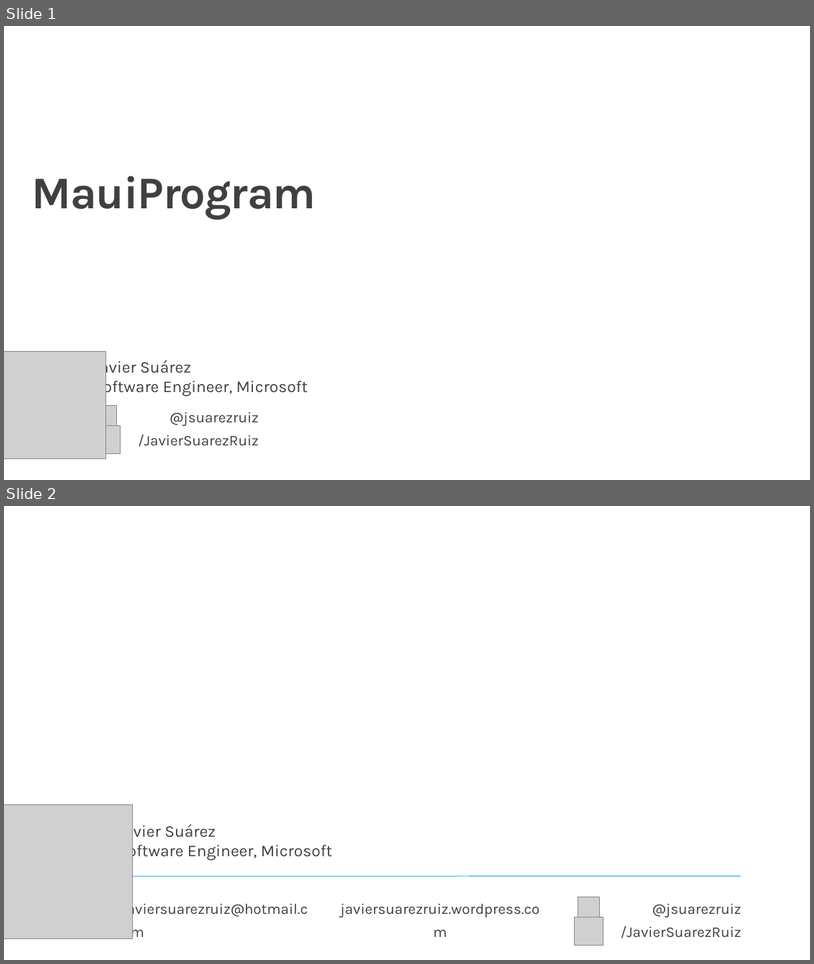
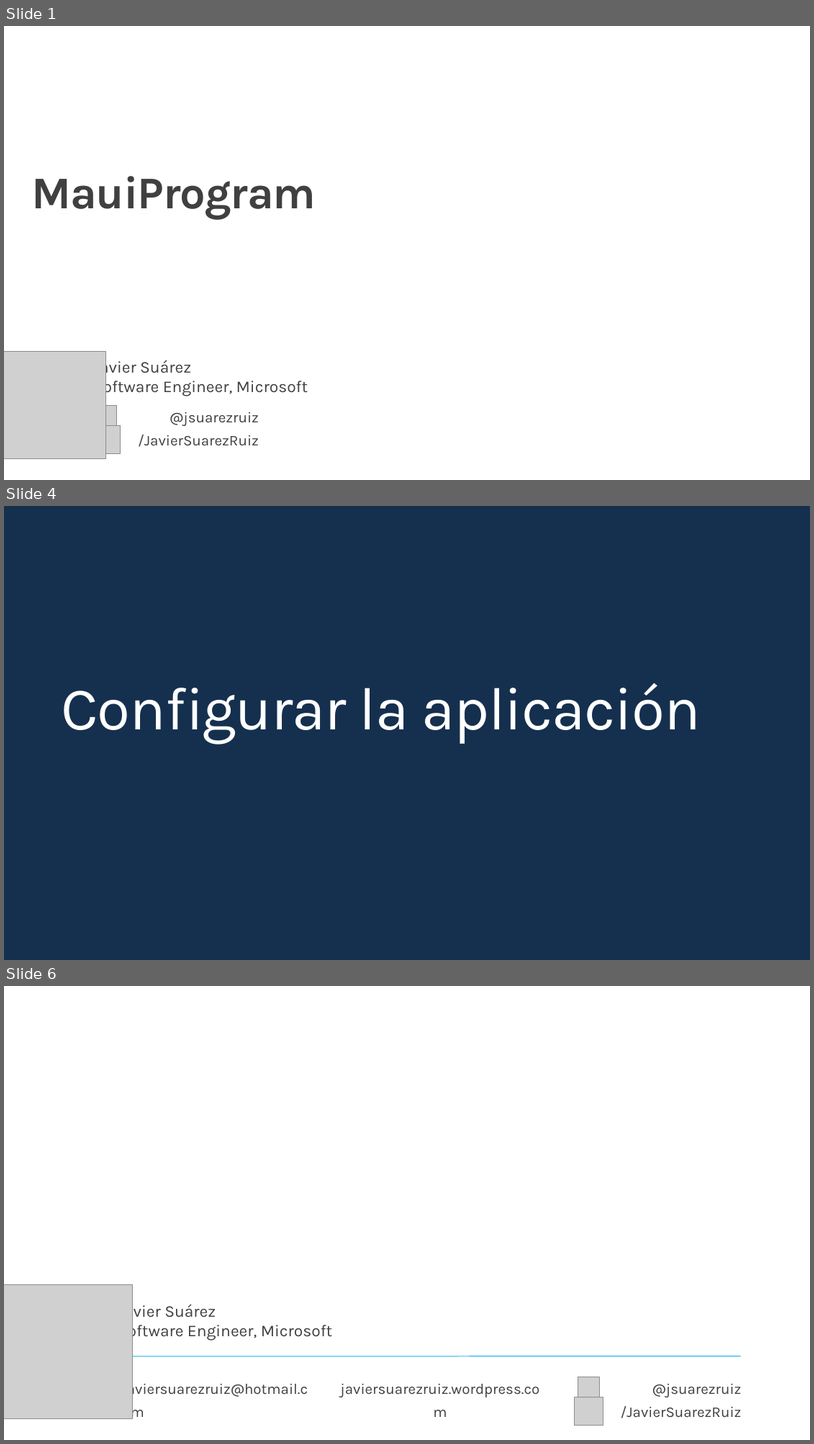
Before and after one commit to jsuarezruiz/taller-dotnet-maui, a slide deck: Bloque 3 - Creación de primera App/Taller13 - MauiProgram.pptx. Shown one above the other, each under a label of ours: slides 1 and 2 before the commit, slides 1, 4 and 6 after it; the slides between them are not shown. The pictures are 814x964 and 814x1444 pixels, drawn with LibreOffice and Linux fonts; fonts in the diff are those of the drawing; grey boxes stand for pictures; background and template pictures are left out. Boxes give left, top, right and bottom in pixels: in the first picture for what was removed or moved away, otherwise in the second. Text is boxed around its words. In the diff, an @@ line names an element or a change of style, - is before the commit and + after.

```diff
--- a/Bloque 3 - Creación de primera App/Taller13 - MauiProgram.pptx
+++ b/Bloque 3 - Creación de primera App/Taller13 - MauiProgram.pptx
@@ slide 4 added at (x1=4, y1=506, x2=810, y2=960), background #15304E @@
@@ title added at (x1=61, y1=683, x2=701, y2=744), 72 pt, text #FFFFFF @@
+Configurar la aplicación
@@ what was slide 2 is now slide 6 @@
```
Also in this commit, not shown: 3 other slides added.
